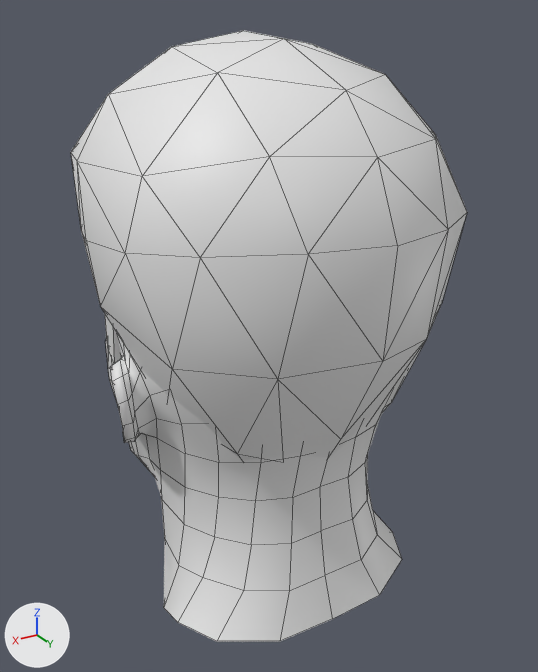
The FBX model Assets/_3D_Assets_/Avatares/FBX/Meshes/HCabezaAfro04.FBX: old version first, new version second.
Both versions are drawn from a camera (50 mm lens) standing at (0.188, 0.303, 1.865) and looking at (-0.012, -0.031, 1.698). The axes (+X, +Y, +Z) are drawn at lower left. The lights are the same throughout. Mesh edges are drawn as thin lines. Materials are left out; every surface is plain grey. Where no turn or scale is listed for an object, it has been applied to the vertices.

The older version as bpy lines, for what is in view:
```python
me_mesh = bpy.data.meshes.new('Mesh')
me_mesh.from_pydata(...)  # 692 vertices, 726 faces; spans x -0.093..0.092, y -0.151..0.083, z 1.524..1.858
# faces by material slot: [606, 120]
me_mesh.materials.append(mat_material__1650)
me_mesh.materials.append(mat_material__1650_001)
# before: 247 (-0.044, 0.037, 1.592) at pixel (377, 534), 250 (-0.037, 0.034, 1.617) at pixel (367, 499), 557 (0.037, 0.034, 1.617) at pixel (251, 544), 558 (0.044, 0.037, 1.592) at pixel (243, 590)
ob_hombre_cabeza_afro_01 = bpy.data.objects.new('hombre_cabeza_afro_01', me_mesh)
ob_hombre_cabeza_afro_01.location = (0.0, 0.0, 0.0)
```
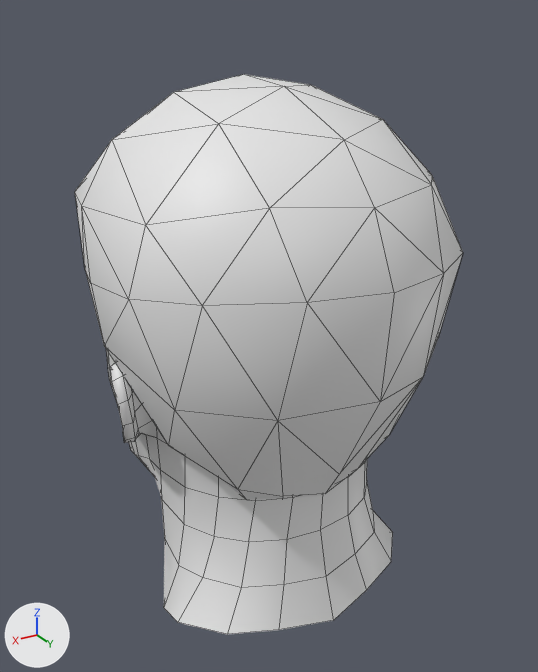
Boxes [x1, y1, x2, y2] around the edits, measured in the pictures (538 x 672 px; the box of a moved part takes in the faces that stretch with it):
'hombre_cabeza_afro_01', reshaped (8% shorter)
    before: [71, 30, 467, 642]
    after: [75, 74, 463, 634]
part 1 of me_mesh, moved or reshaped
    before: [71, 30, 467, 461]
    after: [75, 74, 463, 500]
part 2 of me_mesh, moved or reshaped
    before: [178, 438, 402, 642]
    after: [178, 459, 393, 634]

Patch to the scene script:
```diff
--- a/Assets/_3D_Assets_/Avatares/FBX/Meshes/HCabezaAfro04.FBX.py
+++ b/Assets/_3D_Assets_/Avatares/FBX/Meshes/HCabezaAfro04.FBX.py
@@ me_mesh @@
 me_mesh.from_pydata(...)  # 692 vertices, 726 faces; spans x -0.093..0.092, y -0.151..0.083, z 1.524..1.858
 # used by ob_hombre_cabeza_afro_01; location = (0.0, 0.0, 0.0)
-me_mesh.vertices[265].co = (0.0, 0.055, 1.567)  # pixel (332, 618)
-me_mesh.vertices[266].co = (-0.033, 0.055, 1.567)  # pixel (379, 594)
-me_mesh.vertices[267].co = (-0.023, 0.048, 1.591)  # pixel (361, 559)
-me_mesh.vertices[268].co = (-0.02, 0.044, 1.617)  # pixel (352, 519)
-me_mesh.vertices[272].co = (-0.062, 0.039, 1.569)  # pixel (402, 559)
-me_mesh.vertices[563].co = (0.02, 0.044, 1.617)  # pixel (291, 543)
-me_mesh.vertices[571].co = (0.023, 0.048, 1.591)  # pixel (289, 590)
-me_mesh.vertices[572].co = (0.033, 0.055, 1.567)  # pixel (279, 641)
-me_mesh.vertices[573].co = (0.062, 0.039, 1.569)  # pixel (216, 641)
-me_mesh.vertices[574].co = (0.0, 0.047, 1.59)  # pixel (325, 575)
-me_mesh.vertices[575].co = (0.0, 0.042, 1.616)  # pixel (321, 530)
-me_mesh.vertices[576].co = (0.0, 0.04, 1.642)  # pixel (320, 486)
+# me_mesh part 1: the loose piece of 82 vertices spanning x -0.093..0.092, y -0.117..0.083, z 1.651..1.858 is moved by (0.0, 0.0, -0.02)
+# me_mesh part 2
+for i in [247, 250, 557, 558]: me_mesh.vertices[i].co += Vector((0.0, -0.003, 0.0))
+me_mesh.vertices[265].co = (0.0, 0.056, 1.567)  # pixel (333, 620)
+me_mesh.vertices[266].co = (-0.029, 0.048, 1.567)  # pixel (366, 589)
+me_mesh.vertices[267].co = (-0.023, 0.043, 1.591)  # pixel (355, 553)
+me_mesh.vertices[268].co = (-0.02, 0.04, 1.617)  # pixel (348, 515)
+me_mesh.vertices[272].co = (-0.055, 0.038, 1.569)  # pixel (391, 561)
+me_mesh.vertices[563].co = (0.02, 0.04, 1.617)  # pixel (286, 539)
+me_mesh.vertices[571].co = (0.023, 0.043, 1.591)  # pixel (283, 584)
+me_mesh.vertices[572].co = (0.029, 0.048, 1.567)  # pixel (278, 629)
+me_mesh.vertices[573].co = (0.055, 0.038, 1.569)  # pixel (227, 634)
+me_mesh.vertices[574].co = (0.0, 0.048, 1.59)  # pixel (326, 576)
+me_mesh.vertices[575].co = (0.0, 0.042, 1.616)  # pixel (320, 529)
+me_mesh.vertices[576].co = (0.0, 0.043, 1.642)
```
